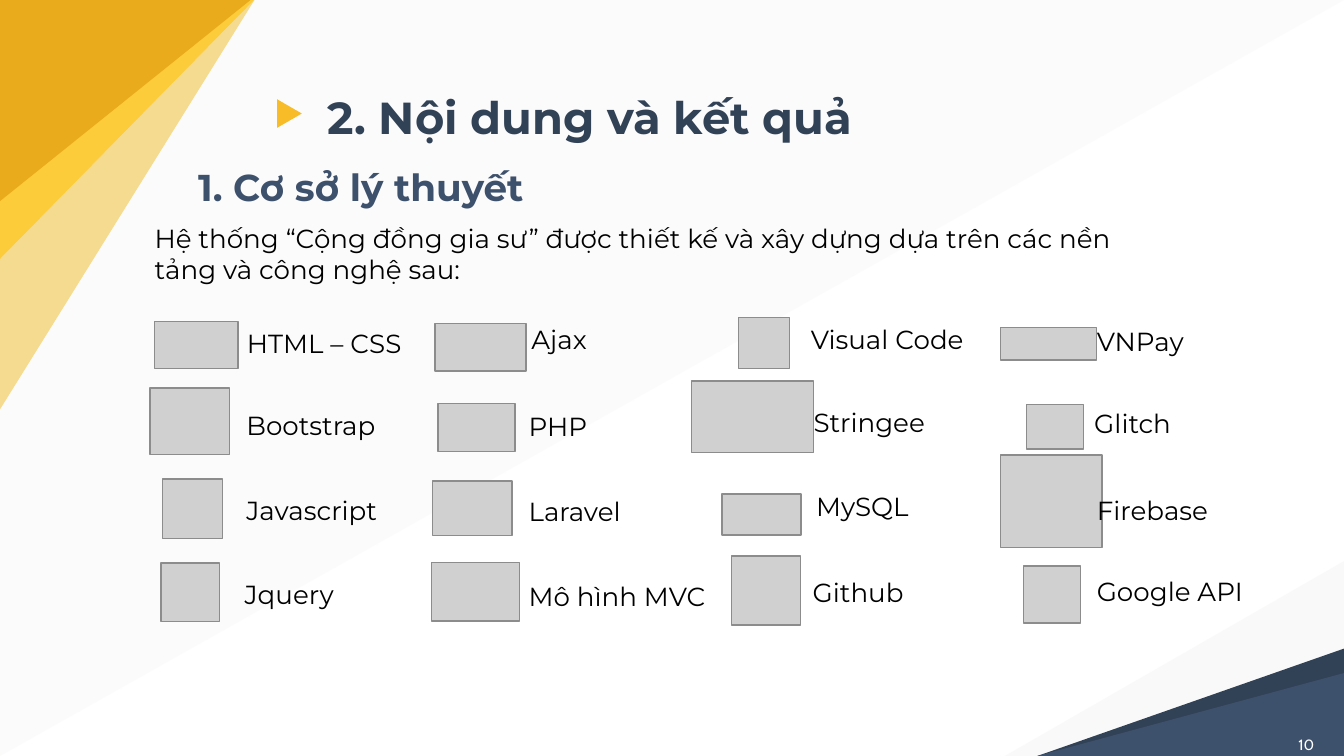
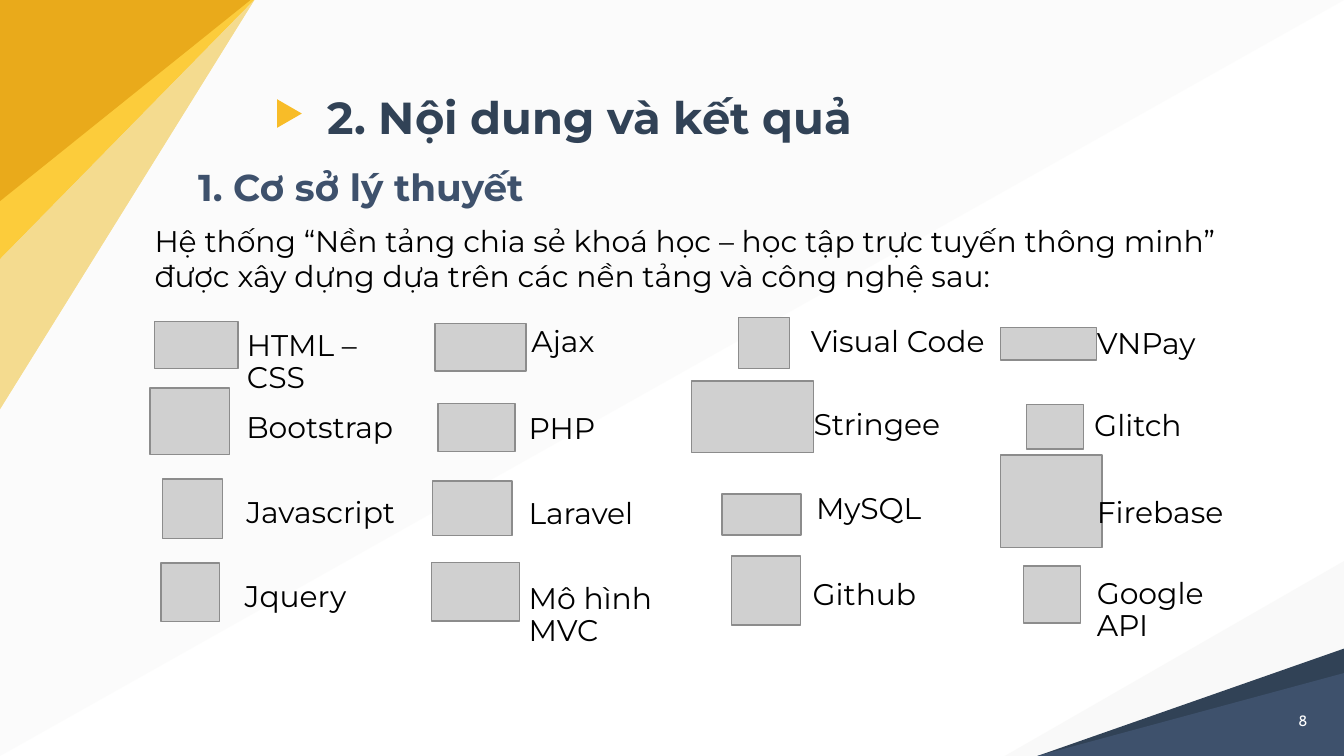
Before and after one commit to nghiale1/CongDongGiaSu, a slide deck: slide 8 of docs/thuyetTrinh_LeMinhNghia_B1605229.pptx (slide 10 before the commit). Drawn at 1344x756 pixels with LibreOffice and Linux fonts; fonts in the diff are those of the drawing; grey boxes stand for pictures. Boxes give left, top, right and bottom in pixels: in the first picture for what was removed or moved away, otherwise in the second. Text is boxed around its words. In the diff, an @@ line names an element or a change of style, - is before the commit and + after.

```diff
--- a/docs/thuyetTrinh_LeMinhNghia_B1605229.pptx
+++ b/docs/thuyetTrinh_LeMinhNghia_B1605229.pptx
@@ text at [155, 228, 1215, 293]: text changed; size 14 to 16 pt @@
-Hệ thống “Cộng đồng gia sư” được thiết kế và xây dựng dựa trên các nền tảng và công nghệ sau:
+Hệ thống “Nền tảng chia sẻ khoá học – học tập trực tuyến thông minh” được xây dựng dựa trên các nền tảng và công nghệ sau:
@@ size 14 to 16 pt in 16 elements at [246, 417, 393, 444], [245, 586, 347, 613], [529, 418, 596, 439], [531, 330, 594, 358], [814, 413, 941, 441], [816, 498, 921, 525], [1094, 414, 1181, 437], [246, 501, 395, 529], [813, 583, 917, 605], [1097, 333, 1196, 360], [1097, 494, 1224, 530], [811, 330, 985, 353], [529, 587, 653, 642], [529, 502, 634, 524], [247, 335, 334, 389], [1097, 582, 1204, 636] @@
@@ page number added at [1298, 715, 1307, 726], 8 pt, text #FFFFFF @@
+8
@@ page number removed at [1298, 739, 1314, 750] @@
-10
```
Also in this commit, not shown: 19 other slides changed, 7 slides added, 2 slides removed, 34 other files.
